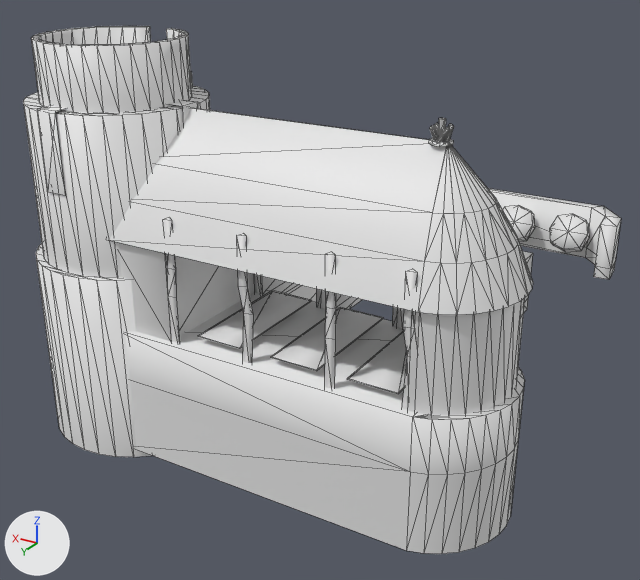
One commit to the COLLADA model art/meshes/structural/sao/range.dae: the scene before it, then after it.
Rendered twice from a 50 mm lens placed at (-0.585, 1.04, 0.494), pointed at (0.009, 0.051, -0.001). The lights are fixed; the arrows at lower left show +X, +Y and +Z. The picture after the commit comes second. Mesh edges are drawn as thin lines.

The first picture shows 'sao_range'.
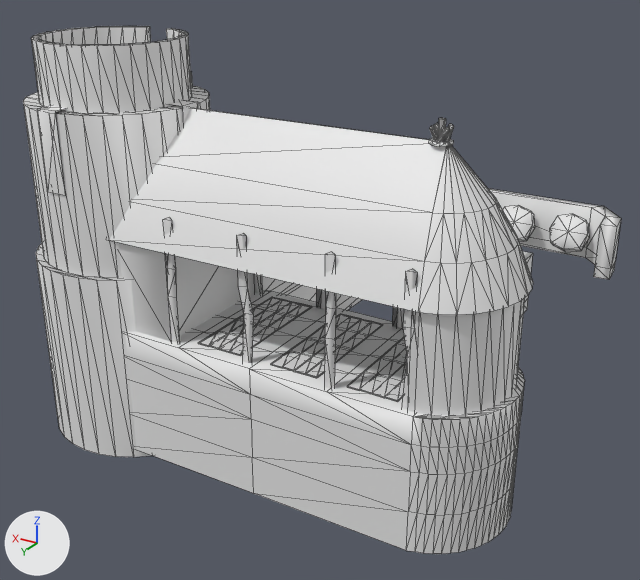
What differs and where, as boxes (x1, y1, x2, y2) in the pictures (640 x 580 px):
part 1 of me_sao_range, added
    after: (347, 336, 407, 402)
part 2 of me_sao_range, added
    after: (271, 314, 383, 378)
part 3 of me_sao_range, added
    after: (198, 297, 312, 356)
part 4 of me_sao_range, cut back
    both: (125, 290, 525, 554)

The edits, one by one:
me_sao_range is used by ob_sao_range; location (0.0, 0.0, 0.0).
me_sao_range had 1406 vertices, 2183 faces and spanned x -0.337..0.338, y -0.326..0.329, z -0.179..0.352.
me_sao_range now has 1821 vertices, 2990 faces and spans x -0.337..0.338, y -0.326..0.329, z -0.179..0.352.
me_sao_range part 1: a new loose piece of 98 vertices spanning x -0.229..-0.166, y 0.122..0.284, z 0.006..0.008.
me_sao_range part 2: a new loose piece of 98 vertices spanning x -0.127..-0.065, y 0.122..0.284, z 0.006..0.008.
me_sao_range part 3: a new loose piece of 98 vertices spanning x -0.021..0.042, y 0.122..0.284, z 0.006..0.008.
Part 4, on me_sao_range:
24 vertices are removed from x -0.229..0.042, y 0.122..0.284, z 0.016..0.017.
115 faces are deleted.
33 vertices are added at x -0.296..0.055, y 0.104..0.305, z -0.167..0.006.
17 new vertices lie (0.0, 0.0, -0.052) away from vertices in x -0.337..0.159, y 0.104..0.305, z -0.062.
17 new vertices lie (0.0, 0.0, 0.034) away from vertices in x -0.337..0.159, y 0.104..0.305, z -0.062.
5 new vertices lie (0.003, -0.009, 0.0) away from vertices in x -0.335, y 0.185, z -0.167..0.006.
5 new vertices lie (0.004, -0.009, 0.0) away from vertices in x -0.329, y 0.166, z -0.167..0.006.
5 new vertices lie (-0.009, -0.003, 0.0) away from vertices in x -0.256, y 0.304, z -0.167..0.006.
5 new vertices lie (0.001, 0.01, 0.0) away from vertices in x -0.337, y 0.205, z -0.167..0.006.
5 new vertices lie (0.001, -0.01, 0.0) away from vertices in x -0.337, y 0.205, z -0.167..0.006.
5 new vertices lie (0.009, -0.005, 0.0) away from vertices in x -0.292, y 0.121, z -0.167..0.006.
5 new vertices lie (0.007, 0.006, 0.0) away from vertices in x -0.307, y 0.276, z -0.167..0.006.
5 new vertices lie (-0.009, 0.003, 0.0) away from vertices in x -0.256, y 0.106, z -0.167..0.006.
5 new vertices lie (0.007, -0.006, 0.0) away from vertices in x -0.307, y 0.133, z -0.167..0.006.
5 new vertices lie (0.006, 0.007, 0.0) away from vertices in x -0.32, y 0.261, z -0.167..0.006.
5 new vertices lie (0.006, -0.008, 0.0) away from vertices in x -0.32, y 0.149, z -0.167..0.006.
5 new vertices lie (0.003, 0.01, 0.0) away from vertices in x -0.335, y 0.224, z -0.167..0.006.
5 new vertices lie (-0.008, -0.005, 0.0) away from vertices in x -0.275, y 0.298, z -0.167..0.006.
5 new vertices lie (-0.005, -0.009, 0.0) away from vertices in x -0.32, y 0.261, z -0.167..0.006.
8 new vertices lie (0.104, 0.05, 0.0) away from vertices in x -0.256..0.055, y 0.104..0.254, z 0.006.
346 new faces join them.
